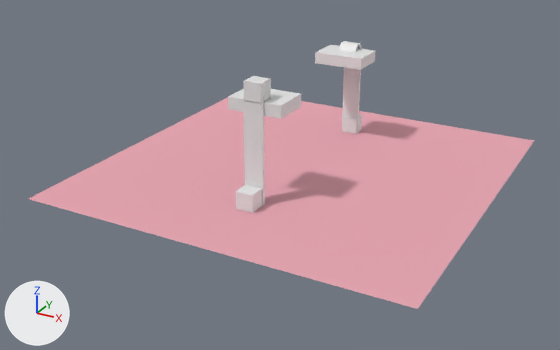
The Blender file blender_example/server_new.blend: old version first, new version second.
The view is the same before and after, from a camera (50 mm lens) standing at (17.4, -34.2, 16.3) and looking at (-0.5, -1.7, 0.1). Arrows for +X, +Y and +Z are at lower left; the lights stay in place.
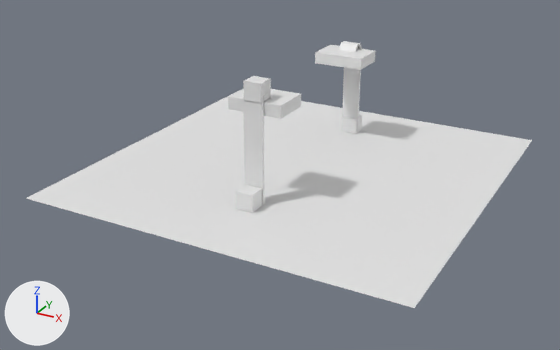
Where the change shows, as pixel boxes (x1, y1, x2, y2) in the pictures (560 x 350 px):
'Plane', recoloured, moved (pink to white)
    before: (28, 97, 534, 309)
    after: (26, 90, 532, 308)

What the commit changed:
me_plane_001 has 4 vertices, 1 face and spans x -10.0..10.0, y -10.0..10.0, z 0.0.
me_plane_001 no longer uses material mat_material_002 (pink #e7a8b3).
Object 'Plane' (ob_plane) moves from (0.0, 0.0, 0.0) to (-0.13, 0.0, 0.0).
